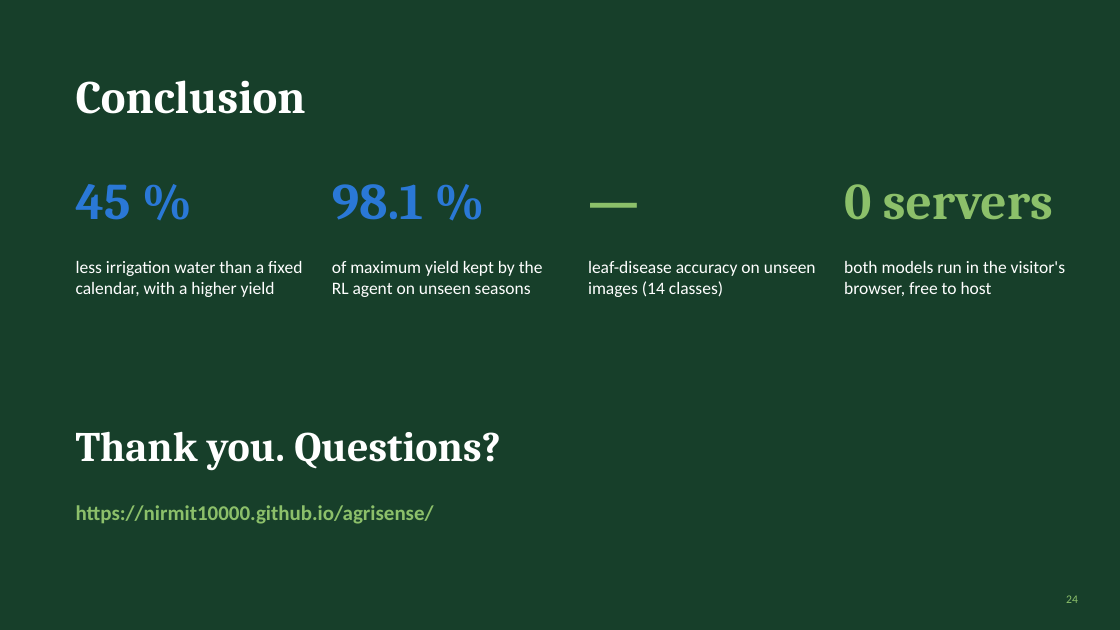
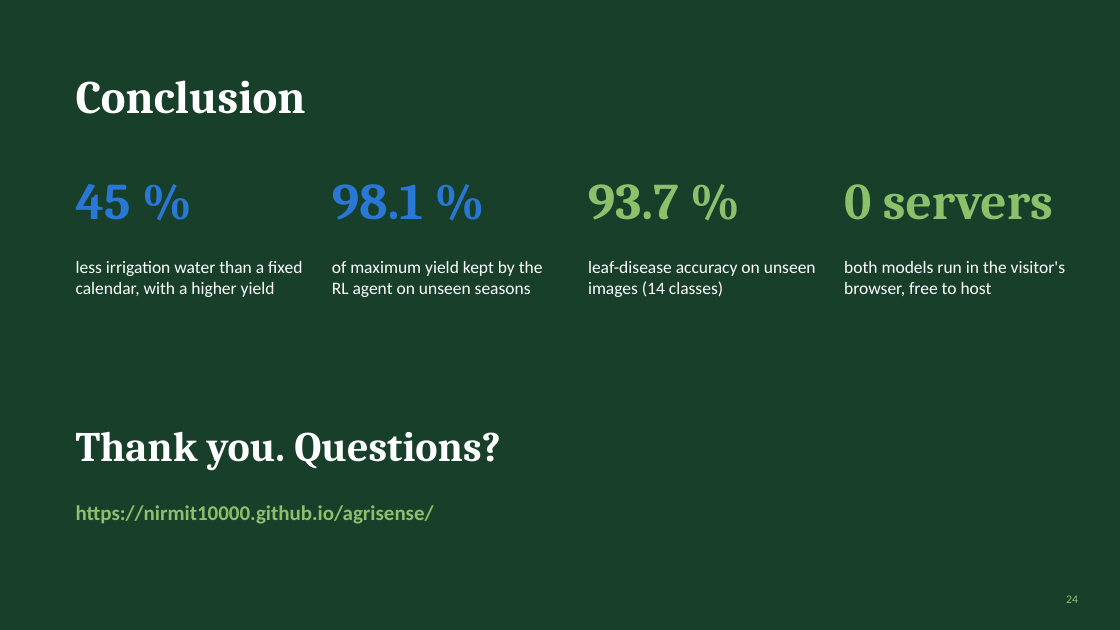
Before and after one commit to nirmit10000/agrisense, a slide deck: slide 24 of docs/AgriSense_Presentation.pptx. Drawn at 1120x630 pixels with LibreOffice and Linux fonts; fonts in the diff are those of the drawing. Boxes give left, top, right and bottom in pixels: in the first picture for what was removed or moved away, otherwise in the second. Text is boxed around its words. In the diff, an @@ line names an element or a change of style, - is before the commit and + after.

```diff
--- a/docs/AgriSense_Presentation.pptx
+++ b/docs/AgriSense_Presentation.pptx
@@ text at (588,184,679,220): text changed @@
-—
+93.7 %
```
Also in this commit, not shown: 9 other slides changed, 46 other files.
